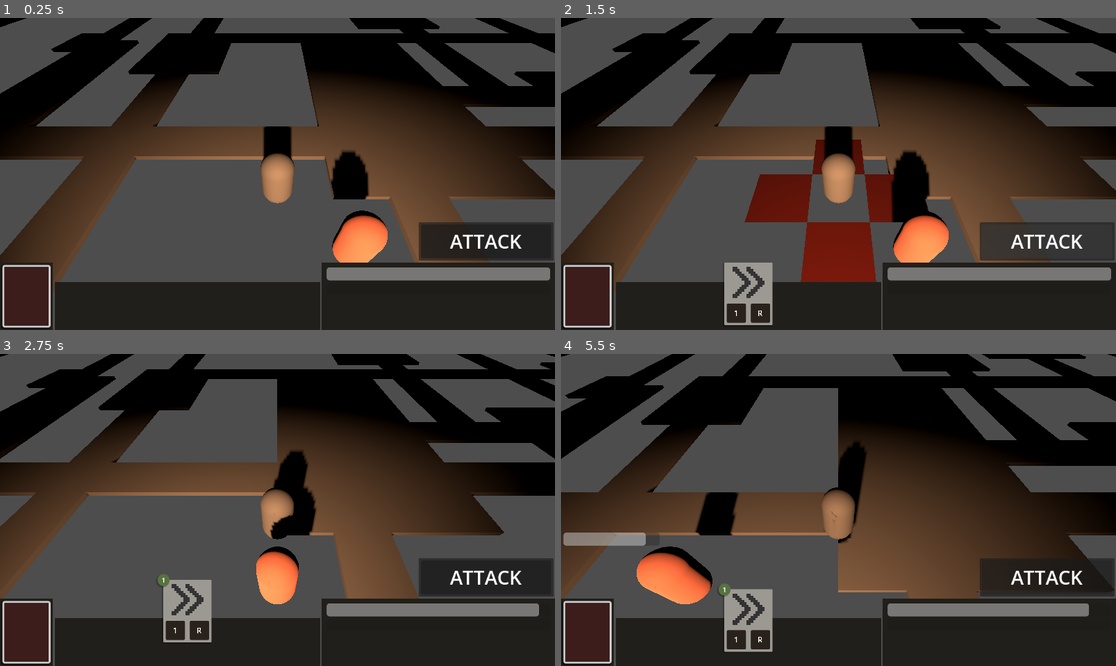
Above: before the commit, frames 1-4 (two rows, left to right).
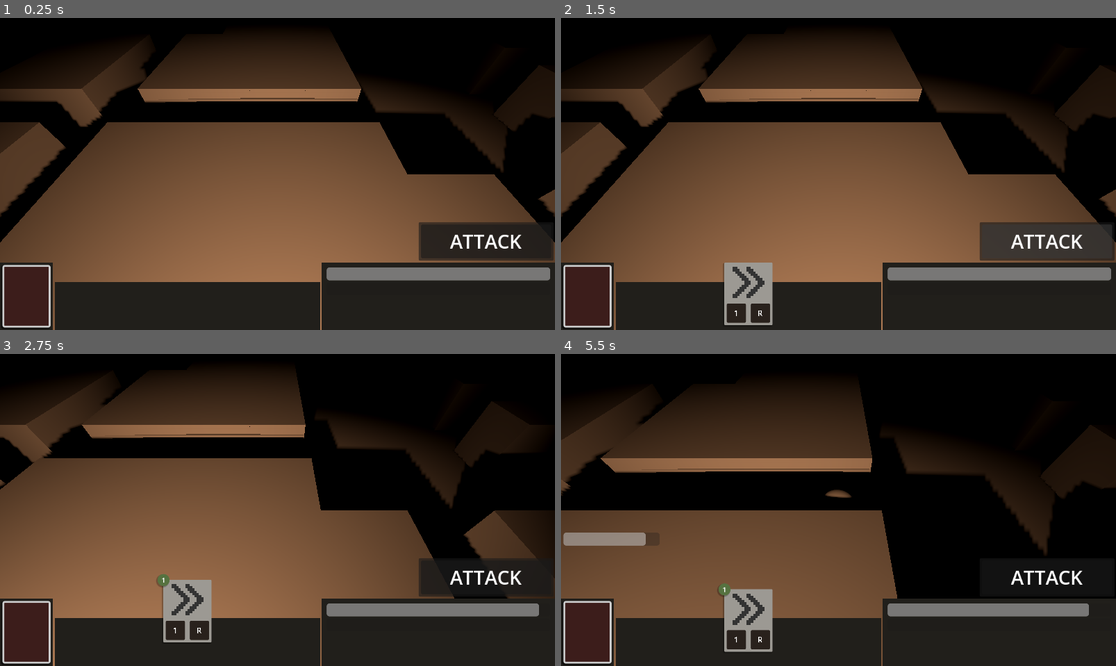
Above: after the commit, the same moments.

Repository: horsewaffle/game-off-2026
Game: Godot game, scene res://scenes/game_space.tscn
The game is run twice, just before and just after one commit, with the same random seed, the same clock (stepped at 60 frames per second) and the same inputs.
Inputs (mouse positions are in pixels of both pictures, inside the frame that each line leads up to):
- Up to frame 1 (0.25 s): no input
- Up to frame 2 (1.5 s): click (588, 295) at 0.5 s; click "ATTACK" at 1.25 s
- Up to frame 3 (2.75 s): tap Enter at 2 s; move the mouse to (188, 628) at 2.02 s; hold D (MOVE_RIGHT) from 2.03 s (still down); click (188, 628) at 2.17 s
- Up to frame 4 (5.5 s): tap Space at 2.75, 4.25 s; move the mouse to (727, 525) at 2.77 s; release D (MOVE_RIGHT) at 2.78 s; hold S (MOVE_DOWN) 2.78-3.53 s; tap Enter at 3.5, 5 s; move the mouse to (894, 441) at 3.52 s; hold D (MOVE_RIGHT) 3.53-4.28 s; move the mouse to (810, 572) at 4.27 s; hold W (MOVE_UP) 4.28-5.03 s; click (810, 572) at 4.42 s; move the mouse to (1005, 556) at 5.02 s; hold A (MOVE_LEFT) from 5.03 s (still down)

The runs differ from the first frame. In frame 1, 57% of the frame differs, in the area x 0-100%, y 0-100%; in frame 2, 56%; in frame 3, 58%; in frame 4, 55%.

Commit message:
Add wall mesh to grid generation, offset grid to line up with centre of meshes

Diff:
--- a/dungeon_tiles.tres
+++ b/dungeon_tiles.tres
@@ -15,6 +15,8 @@
 [sub_resource type="ImageTexture" id="ImageTexture_emyum"]
 image = SubResource("Image_44ntw")
 
+[sub_resource type="BoxMesh" id="BoxMesh_67neu"]
+
 [resource]
 item/0/name = "FloorTile"
 item/0/mesh = SubResource("BoxMesh_44ntw")
@@ -24,3 +26,10 @@
 item/0/navigation_mesh_transform = Transform3D(1, 0, 0, 0, 1, 0, 0, 0, 1, 0, 0, 0)
 item/0/navigation_layers = 1
 item/0/preview = SubResource("ImageTexture_emyum")
+item/1/name = "WallTile"
+item/1/mesh = SubResource("BoxMesh_67neu")
+item/1/mesh_transform = Transform3D(1, 0, 0, 0, 2.5, 0, 0, 0, 1, 0, 0, 0)
+item/1/mesh_cast_shadow = 1
+item/1/shapes = []
+item/1/navigation_mesh_transform = Transform3D(1, 0, 0, 0, 1, 0, 0, 0, 1, 0, 0, 0)
+item/1/navigation_layers = 1
--- a/scenes/dungeon_tiles.tscn
+++ b/scenes/dungeon_tiles.tscn
@@ -3,7 +3,13 @@
 [sub_resource type="BoxMesh" id="BoxMesh_sfeay"]
 size = Vector3(1, 0.1, 1)
 
+[sub_resource type="BoxMesh" id="BoxMesh_hrkyq"]
+
 [node name="DungeonTiles" type="Node3D" unique_id=226099409]
 
 [node name="FloorTile" type="MeshInstance3D" parent="." unique_id=106094876]
 mesh = SubResource("BoxMesh_sfeay")
+
+[node name="MeshInstance3D" type="MeshInstance3D" parent="." unique_id=20440996]
+visible = false
+mesh = SubResource("BoxMesh_hrkyq")
--- a/scripts/generation/grid_map.gd
+++ b/scripts/generation/grid_map.gd
@@ -8,6 +8,10 @@
 		for x in range(grid[y].size()):
 			var tile = grid[y][x]
 
-			if tile == " ":
-				set_cell_item(
-					Vector3i(x - offset_x, 0, y - offset_y), 0)
+			match tile:
+				" ":
+					set_cell_item(
+						Vector3i(x - offset_x, 0, y - offset_y), 0)
+				"■":
+					set_cell_item(
+						Vector3i(x - offset_x, 0, y - offset_y), 1)
--- a/scripts/orchestrator.gd
+++ b/scripts/orchestrator.gd
@@ -67,6 +67,11 @@
 	floor_instance.get_node("GridMap").build(dungeon["grid"])
 
 	var grid_map: GridMap = floor_instance.get_node("GridMap")
+
+	# Offset the actual map such that the nodes in the grid are in the middle of
+	# their corresponding tiles.
+	grid_map.position += Vector3(0.5, 0, 0.5)
+
 	floor_readied.emit()
 
 # Wrapper function for spawning an Entity into the current Floor.
